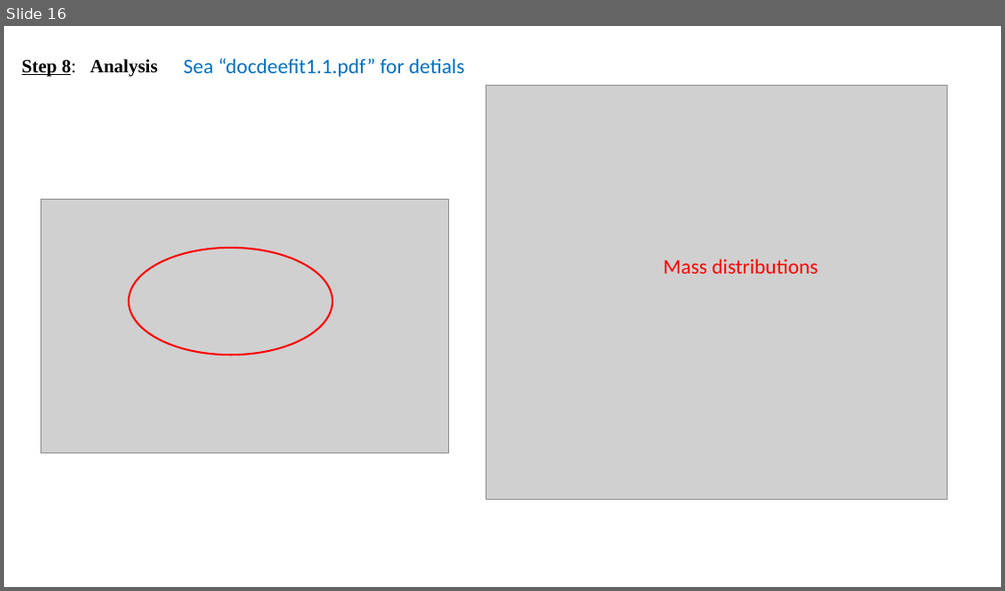
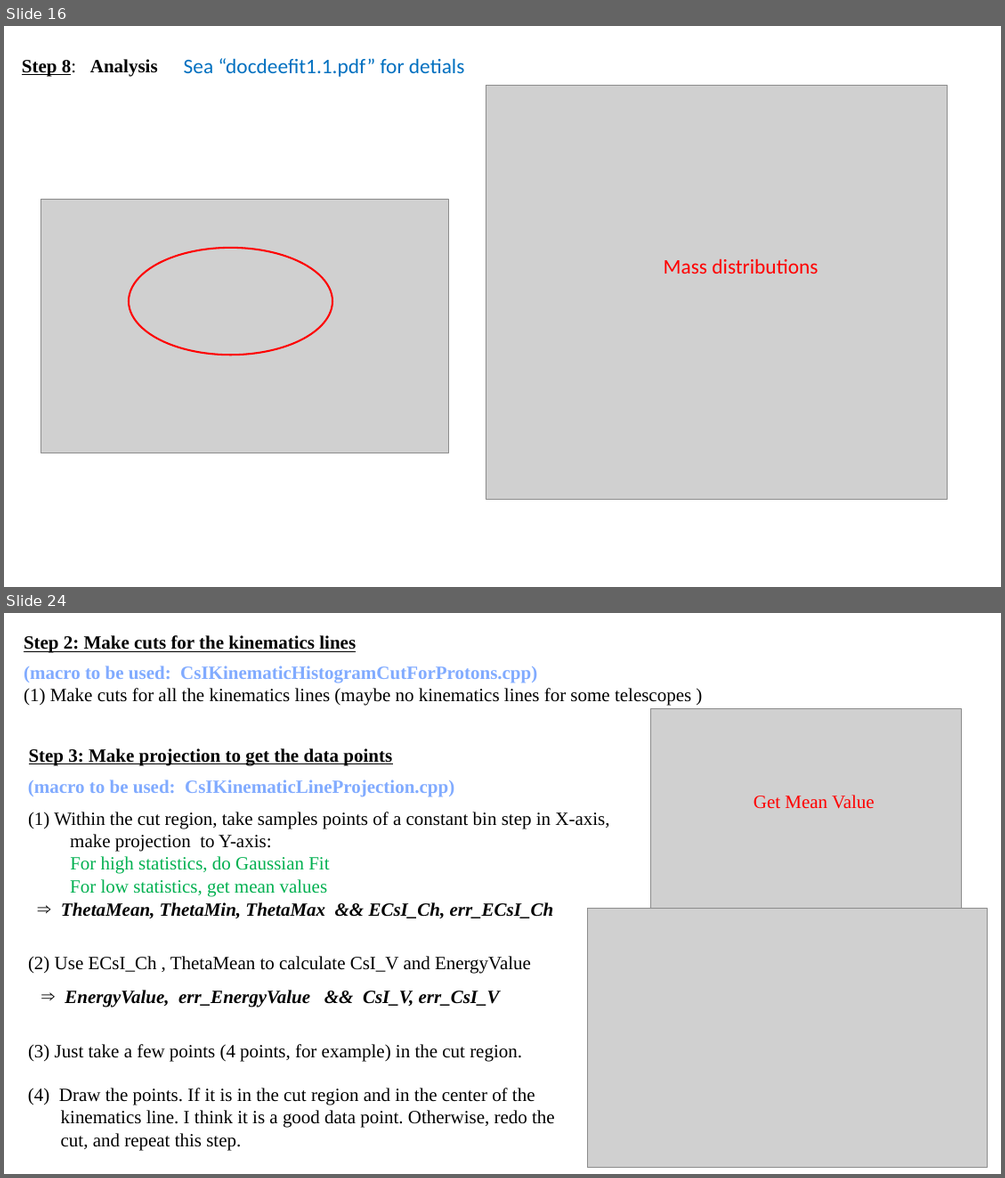
Before and after one commit to gfh16/StudyNotes, a slide deck: 2018Oct-Tutorial_HiRACsICalibrations.pptx. Shown one above the other, each under a label of ours: slide 16 before the commit, slides 16 and 24 after it; the slides between them are not shown. The pictures are 1005x591 and 1005x1178 pixels, drawn with LibreOffice and Linux fonts; fonts in the diff are those of the drawing; grey boxes stand for pictures. Boxes give left, top, right and bottom in pixels: in the first picture for what was removed or moved away, otherwise in the second. Text is boxed around its words. In the diff, an @@ line names an element or a change of style, - is before the commit and + after.

Commit message:
Added how to get kinematics points.

```diff
--- a/2018Oct-Tutorial_HiRACsICalibrations.pptx
+++ b/2018Oct-Tutorial_HiRACsICalibrations.pptx
@@ slide 24 added at [4,613,1001,1174], background #FFFFFF @@
@@ text added at [24,635,356,653], 18 pt, text #000000, bold, underline @@
+Step 2: Make cuts for the kinematics lines
@@ text added at [24,666,691,706], 18 pt, text #000000 @@
+(macro to be used: CsIKinematicHistogramCutForProtons.cpp)
+(1) Make cuts for all the kinematics lines (maybe no kinematics lines for some telescopes )
@@ picture added at [651,709,961,908] @@
@@ text added at [29,748,392,766], 18 pt, text #000000, bold, underline @@
+Step 3: Make projection to get the data points
@@ text added at [28,779,454,797], 18 pt, text #81ABFF, bold @@
+(macro to be used: CsIKinematicLineProjection.cpp)
@@ text added at [753,795,874,809], 18 pt, text #FF0000 @@
+Get Mean Value
@@ text added at [28,811,609,896], 18 pt, text #000000 @@
+(1) Within the cut region, take samples points of a constant bin step in X-axis,
+make projection to Y-axis:
+For high statistics, do Gaussian Fit
+For low statistics, get mean values
@@ text added at [61,902,554,918], 18 pt, text #000000, bold, italic @@
+⇒ ThetaMean, ThetaMin, ThetaMax && ECsI_Ch, err_ECsI_Ch
@@ picture added at [587,908,987,1167] @@
@@ text added at [28,956,531,973], 18 pt, text #000000 @@
+(2) Use ECsI_Ch , ThetaMean to calculate CsI_V and EnergyValue
@@ text added at [65,989,500,1007], 18 pt, text #000000, bold, italic @@
+⇒ EnergyValue, err_EnergyValue && CsI_V, err_CsI_V
@@ text added at [28,1044,522,1062], 18 pt, text #000000 @@
+(3) Just take a few points (4 points, for example) in the cut region.
@@ text added at [28,1087,555,1150], 18 pt, text #000000 @@
+(4) Draw the points. If it is in the cut region and in the center of the
+kinematics line. I think it is a good data point. Otherwise, redo the
+cut, and repeat this step.
```
Also in this commit, not shown: 10 slides changed, 3 other slides added, 3 slides removed.
